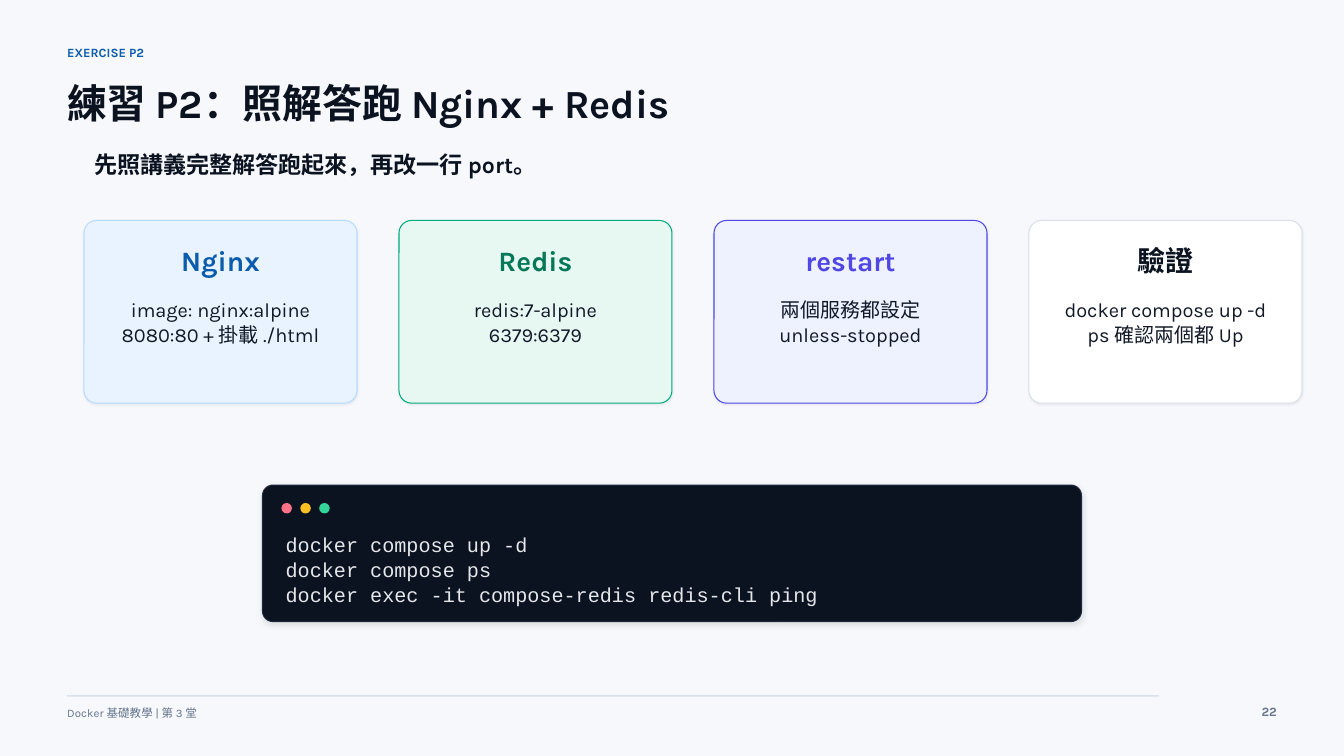
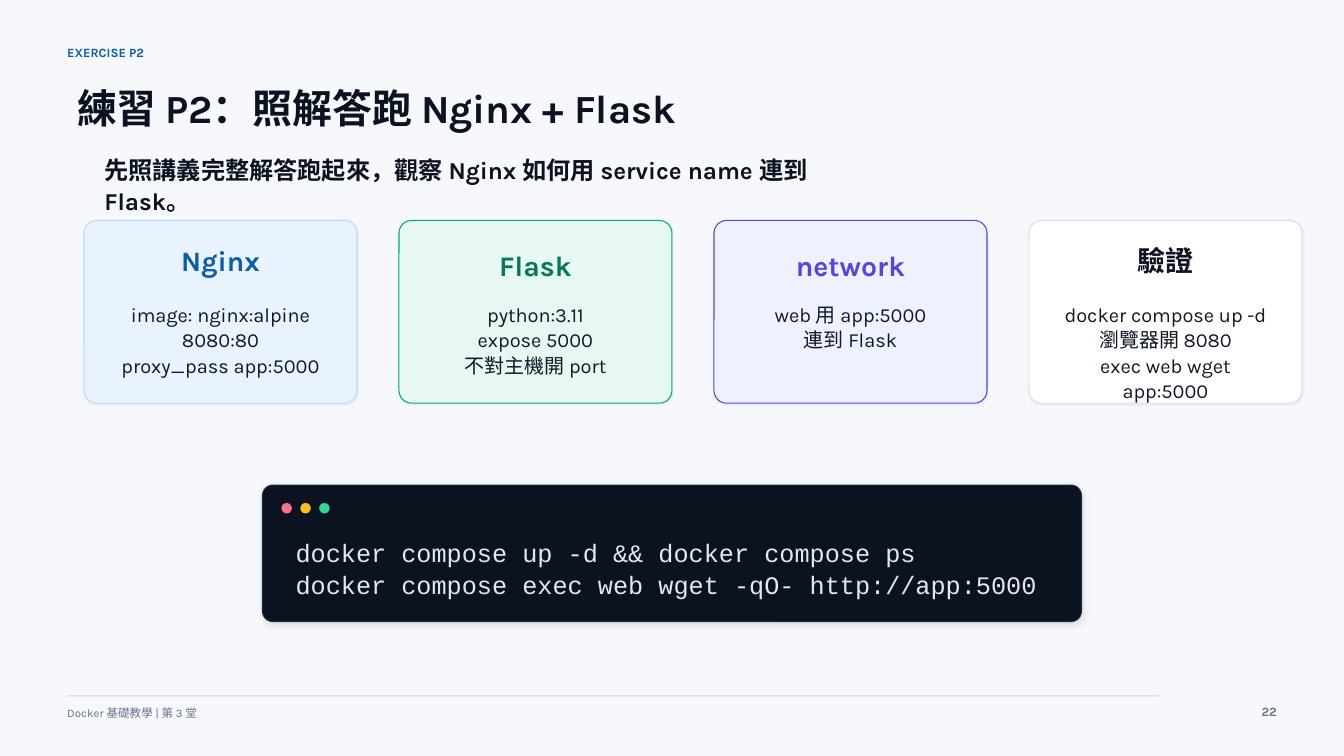
Before and after one commit to lalalalaluk/docker-practice, a slide deck: slide 26 of slides/docker-session3-mysql-compose.pptx. Drawn at 1344x756 pixels with LibreOffice and Linux fonts; fonts in the diff are those of the drawing. Boxes give left, top, right and bottom in pixels: in the first picture for what was removed or moved away, otherwise in the second. Text is boxed around its words. In the diff, an @@ line names an element or a change of style, - is before the commit and + after.

Commit message:
Fix Docker slide PPTX structure

```diff
--- a/slides/docker-session3-mysql-compose.pptx
+++ b/slides/docker-session3-mysql-compose.pptx
@@ text at [77,89,676,133]: text changed @@
-練習 P2：照解答跑 Nginx + Redis
+練習 P2：照解答跑 Nginx + Flask
@@ text at [104,158,807,185]: text changed; size 16.5 to 17.2 pt @@
-先照講義完整解答跑起來，再改一行 port。
+先照講義完整解答跑起來，觀察 Nginx 如何用 service name 連到 Flask。
@@ text at [499,256,571,277]: text changed; size 20 to 20.2 pt @@
-Redis
+Flask
@@ text at [796,256,905,277]: text changed; size 20 to 20.2 pt @@
-restart
+network
@@ text at [465,308,606,378]: text changed @@
-redis:7-alpine
-6379:6379
+python:3.11
+expose 5000
+不對主機開 port
@@ text at [775,306,926,349]: text changed @@
-兩個服務都設定
-unless-stopped
+web 用 app:5000
+連到 Flask
@@ text at [121,334,320,378]: text changed @@
-8080:80 + 掛載 ./html
+8080:80
+proxy_pass app:5000
@@ text at [1099,330,1232,403]: text changed @@
-ps 確認兩個都 Up
+瀏覽器開 8080
+exec web wget app:5000
@@ text at [296,544,1037,600]: text changed; size 14.4 to 18 pt @@
-docker compose up -d
-docker compose ps
-docker exec -it compose-redis redis-cli ping
+docker compose up -d && docker compose ps
+docker compose exec web wget -qO- http://app:5000
```
Also in this commit, not shown: 11 other slides changed, 4 other files.
